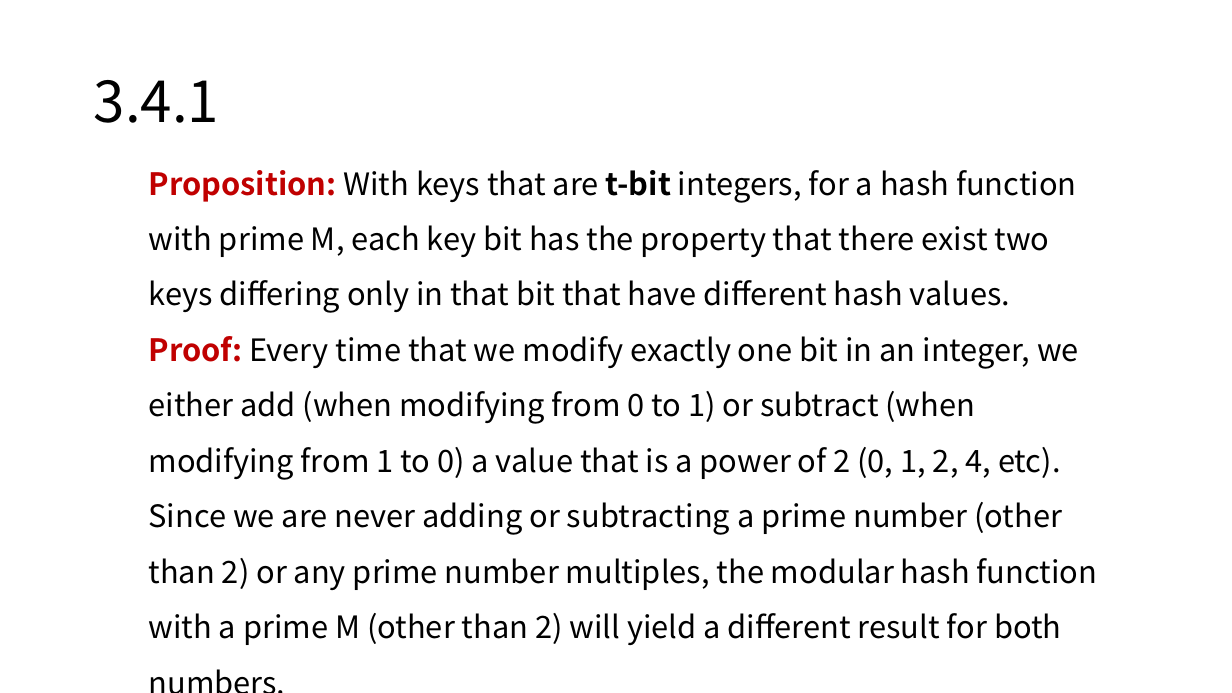
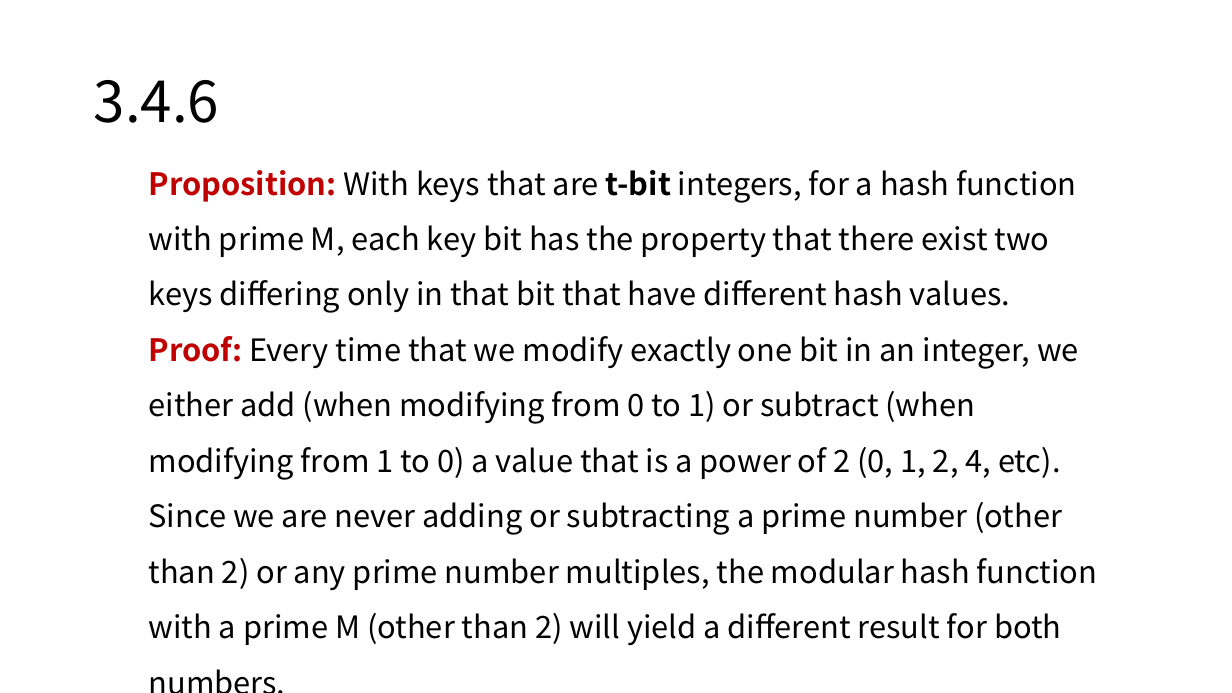
Before and after one commit to AshYao/Algorithms, a slide deck: slide 2 of slides/习题课3.pptx. Drawn at 1232x693 pixels with LibreOffice and Linux fonts; fonts in the diff are those of the drawing. Boxes give left, top, right and bottom in pixels: in the first picture for what was removed or moved away, otherwise in the second. Text is boxed around its words. In the diff, an @@ line names an element or a change of style, - is before the commit and + after.

Commit message:
update new slides

```diff
--- a/slides/习题课3.pptx
+++ b/slides/习题课3.pptx
@@ title at <box>94,80,219,123</box>: text changed @@
-3.4.1
+3.4.6
```
Also in this commit, not shown: 1 other file.
